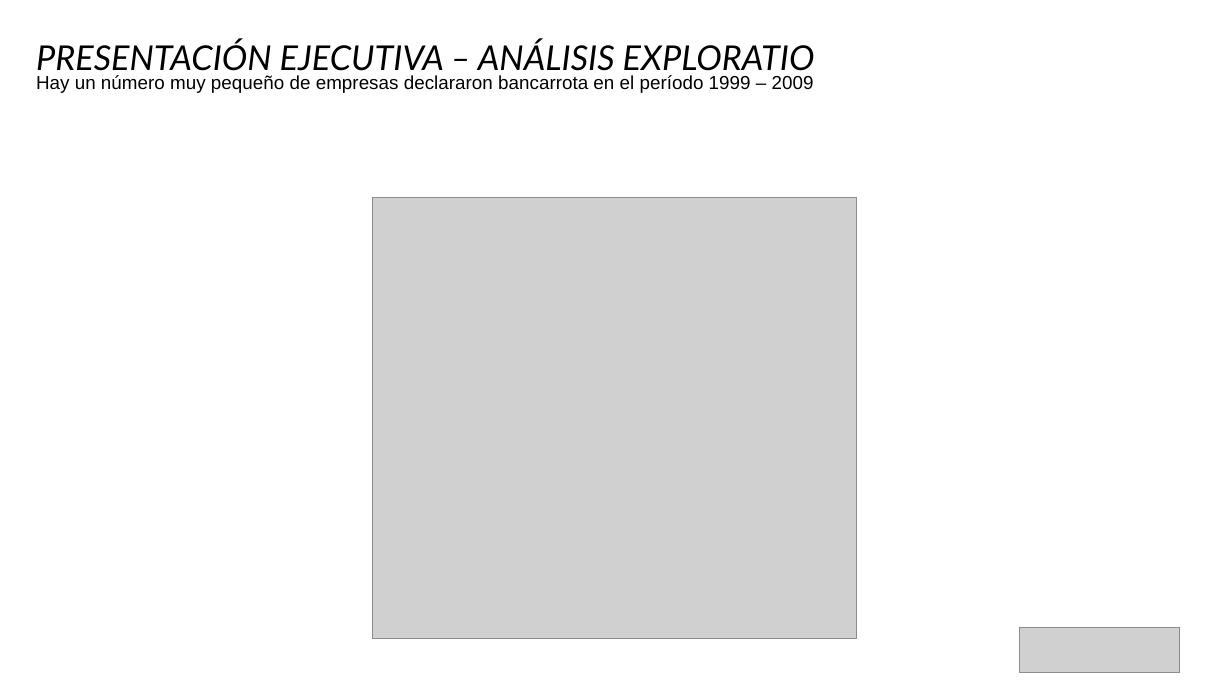
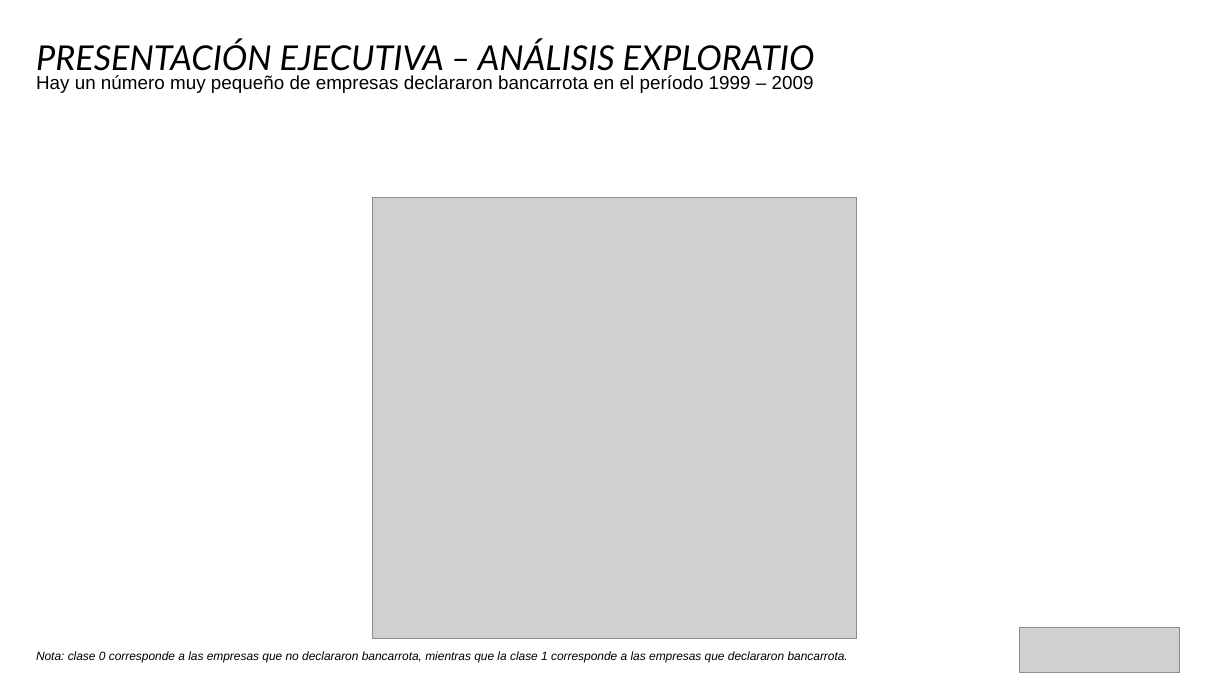
Before and after one commit to lechori/proyectobancarrota, a slide deck: slide 3 of Proyecto Bancarrota - Coderhouse - Presentación Ejecutiva.pptx. Drawn at 1232x693 pixels with LibreOffice and Linux fonts; fonts in the diff are those of the drawing; grey boxes stand for pictures. Boxes give left, top, right and bottom in pixels: in the first picture for what was removed or moved away, otherwise in the second. Text is boxed around its words. In the diff, an @@ line names an element or a change of style, - is before the commit and + after.

```diff
--- a/Proyecto Bancarrota - Coderhouse - Presentación Ejecutiva.pptx
+++ b/Proyecto Bancarrota - Coderhouse - Presentación Ejecutiva.pptx
@@ text added at <box>36,651,848,662</box>, 7 pt, text #000000, italic @@
+Nota: clase 0 corresponde a las empresas que no declararon bancarrota, mientras que la clase 1 corresponde a las empresas que declararon bancarrota.
```
Also in this commit, not shown: 5 other slides changed.
